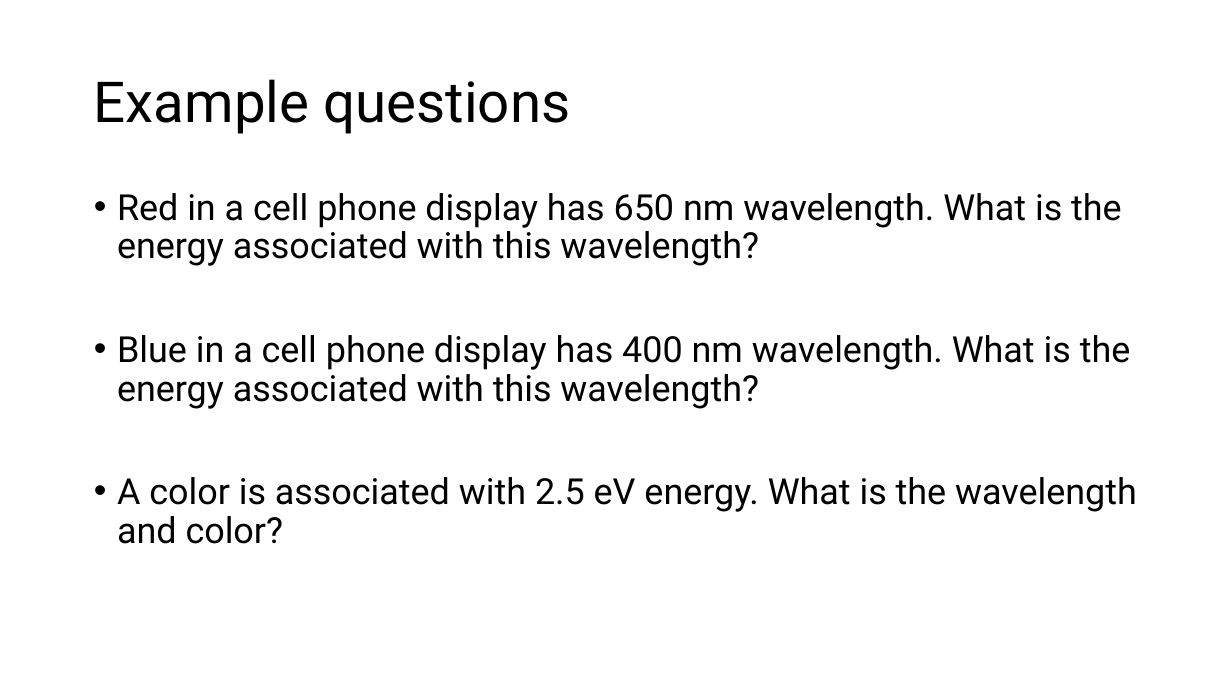
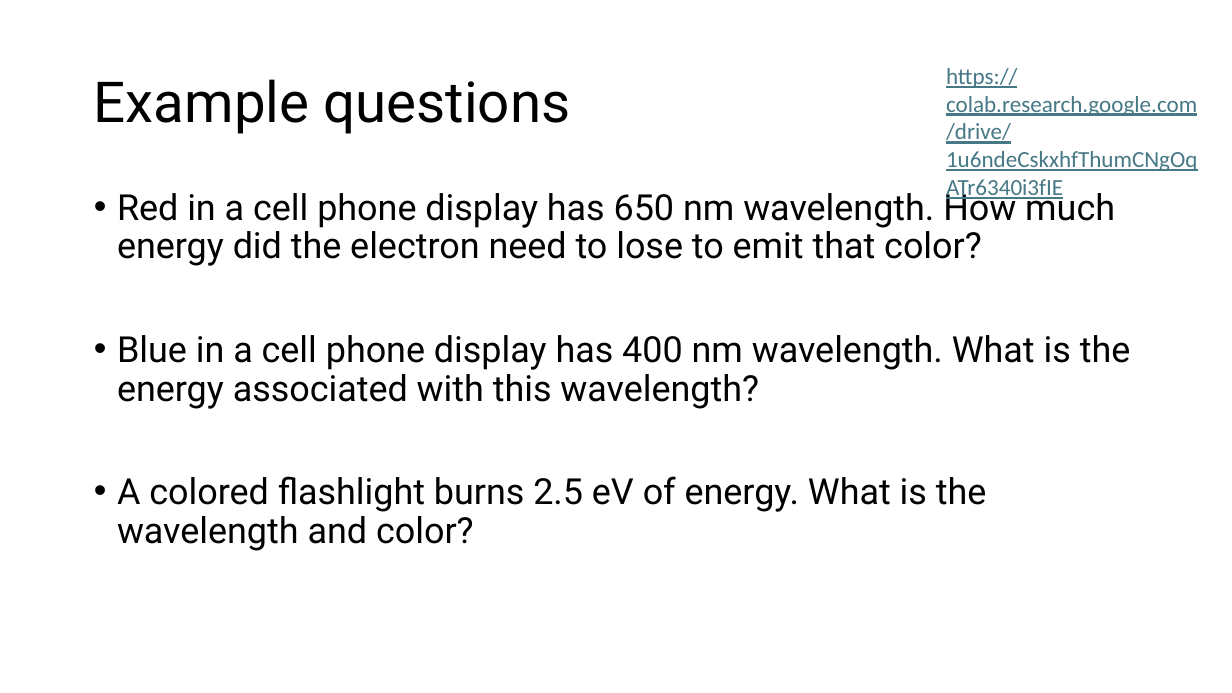
Before and after one commit to megan-r-brown/Exploring-the-role-of-Materials-Chemistry-Biology-and-Electronics-in-Smartphones, a slide deck: slide 8 of Waves and Color.pptx (slide 5 before the commit). Drawn at 1232x693 pixels with LibreOffice and Linux fonts; fonts in the diff are those of the drawing. Boxes give left, top, right and bottom in pixels: in the first picture for what was removed or moved away, otherwise in the second. Text is boxed around its words. In the diff, an @@ line names an element or a change of style, - is before the commit and + after.

```diff
--- a/Waves and Color.pptx
+++ b/Waves and Color.pptx
@@ text added at [946,68,1197,144], 18 pt, text #467886, underline @@
+https://colab.research.google.com/drive/1u6ndeCskxhfThumCNgOqATr6340i3fIE
@@ text at [117,187,1115,266]: text changed @@
-• Red in a cell phone display has 650 nm wavelength. What is the energy associated with this wavelength?
+• Red in a cell phone display has 650 nm wavelength. How much energy did the electron need to lose to emit that color?
@@ text at [117,476,987,551]: text changed @@
-• A color is associated with 2.5 eV energy. What is the wavelength and color?
+• A colored flashlight burns 2.5 eV of energy. What is the wavelength and color?
```
Also in this commit, not shown: 2 other slides changed, 3 slides added.
